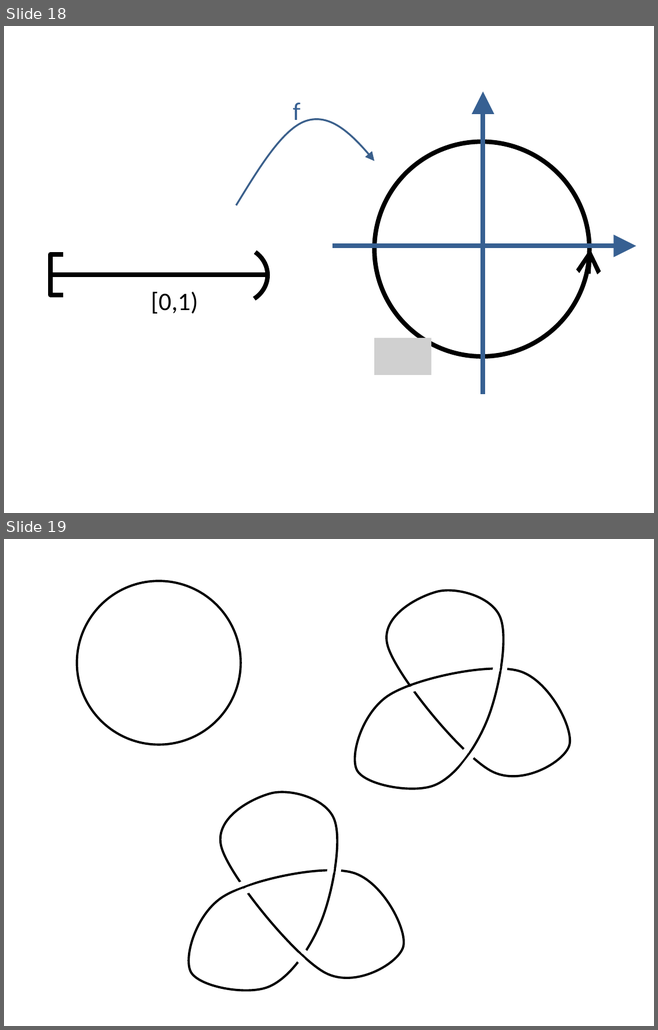
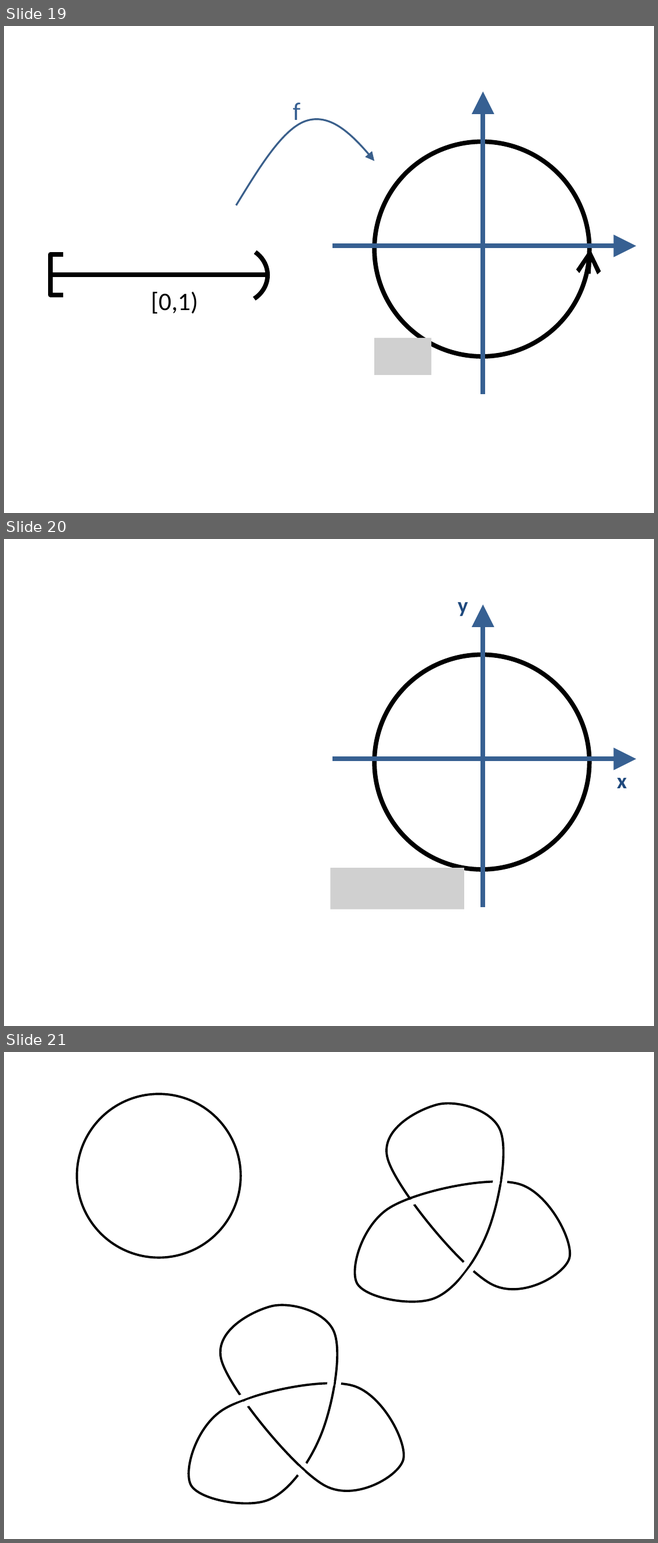
Before and after one commit to lutteropp/GeoTopo, a slide deck: images/Bilder.pptx. Shown one above the other, each under a label of ours: slides 18 and 19 before the commit, slides 19, 20 and 21 after it. The pictures are 658x1030 and 658x1543 pixels, drawn with LibreOffice and Linux fonts; fonts in the diff are those of the drawing; grey boxes stand for pictures. Boxes give left, top, right and bottom in pixels: in the first picture for what was removed or moved away, otherwise in the second. Text is boxed around its words. In the diff, an @@ line names an element or a change of style, - is before the commit and + after.

```diff
--- a/images/Bilder.pptx
+++ b/images/Bilder.pptx
@@ slide 20 added at [4, 539, 654, 1026], background #FFFFFF @@
@@ text added at [458, 602, 468, 616], 24 pt, text #1F497D, bold @@
+y
@@ arrow added from (482, 907) to (482, 605), #376092 5 pt @@
@@ ellipse added at [374, 654, 589, 870], outline #000000 5 pt @@
@@ arrow added from (332, 759) to (636, 759), #376092 5 pt @@
@@ text added at [616, 778, 626, 788], 24 pt, text #1F497D, bold @@
+x
@@ picture added at [330, 868, 464, 909] @@
@@ what was slide 18 is now slide 19 @@
@@ what was slide 19 is now slide 21 @@
```
Also in this commit, not shown: 1 slide changed, 3 other slides added, 9 other files.
